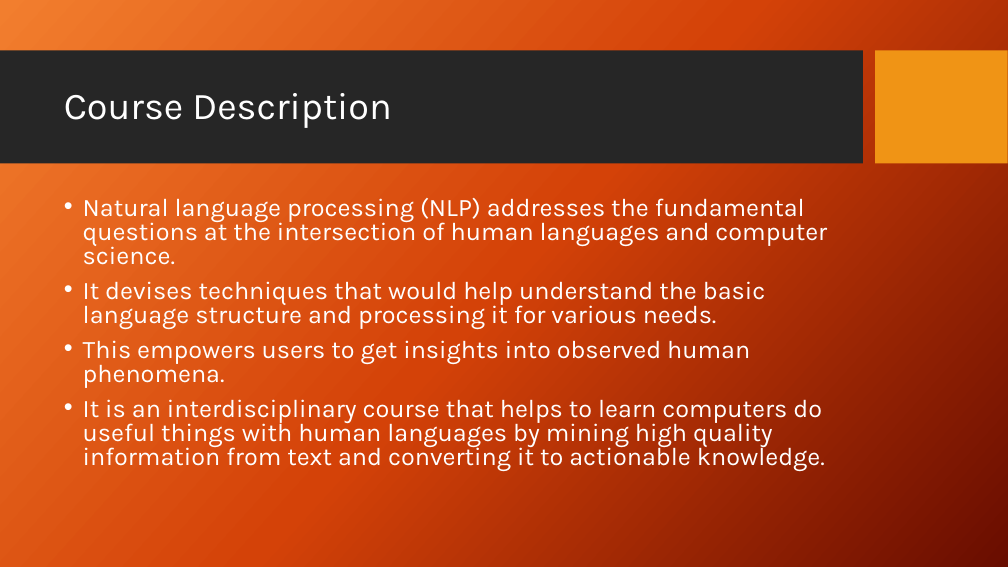
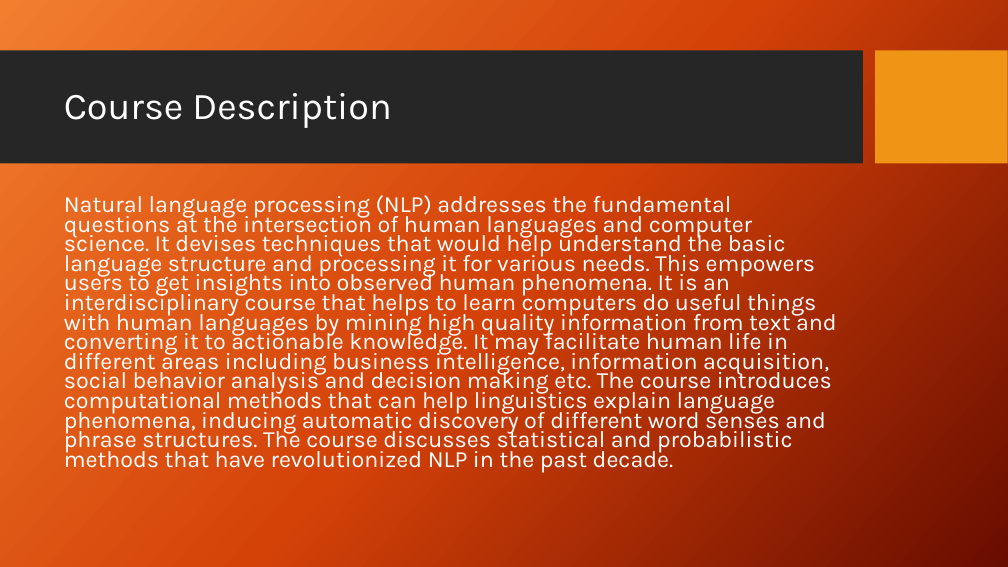
Before and after one commit to iffishells/Natural-Languag--Processing, a slide deck: slide 13 of PPT/Lecture1 Introduction.pptx (slide 14 before the commit). Drawn at 1008x567 pixels with LibreOffice and Linux fonts; fonts in the diff are those of the drawing; background and template pictures are left out. Boxes give left, top, right and bottom in pixels: in the first picture for what was removed or moved away, otherwise in the second. Text is boxed around its words. In the diff, an @@ line names an element or a change of style, - is before the commit and + after.

Commit message:
Slides

```diff
--- a/PPT/Lecture1 Introduction.pptx
+++ b/PPT/Lecture1 Introduction.pptx
@@ text at bbox=[64, 195, 837, 472]: text changed; size 24 to 22.2 pt @@
-• Natural language processing (NLP) addresses the fundamental questions at the intersection of human languages and computer science.
-• It devises techniques that would help understand the basic language structure and processing it for various needs.
-• This empowers users to get insights into observed human phenomena.
-• It is an interdisciplinary course that helps to learn computers do useful things with human languages by mining high quality information from text and converting it to actionable knowledge.
+Natural language processing (NLP) addresses the fundamental questions at the intersection of human languages and computer science. It devises techniques that would help understand the basic language structure and processing it for various needs. This empowers users to get insights into observed human phenomena. It is an interdisciplinary course that helps to learn computers do useful things with human languages by mining high quality information from text and converting it to actionable knowledge. It may facilitate human life in different areas including business intelligence, information acquisition, social behavior analysis and decision making etc. The course introduces computational methods that can help linguistics explain language phenomena, inducing automatic discovery of different word senses and phrase structures. The course discusses statistical and probabilistic methods that have revolutionized NLP in the past decade.
```
Also in this commit, not shown: 8 other slides changed, 3 slides removed, 17 other files.
